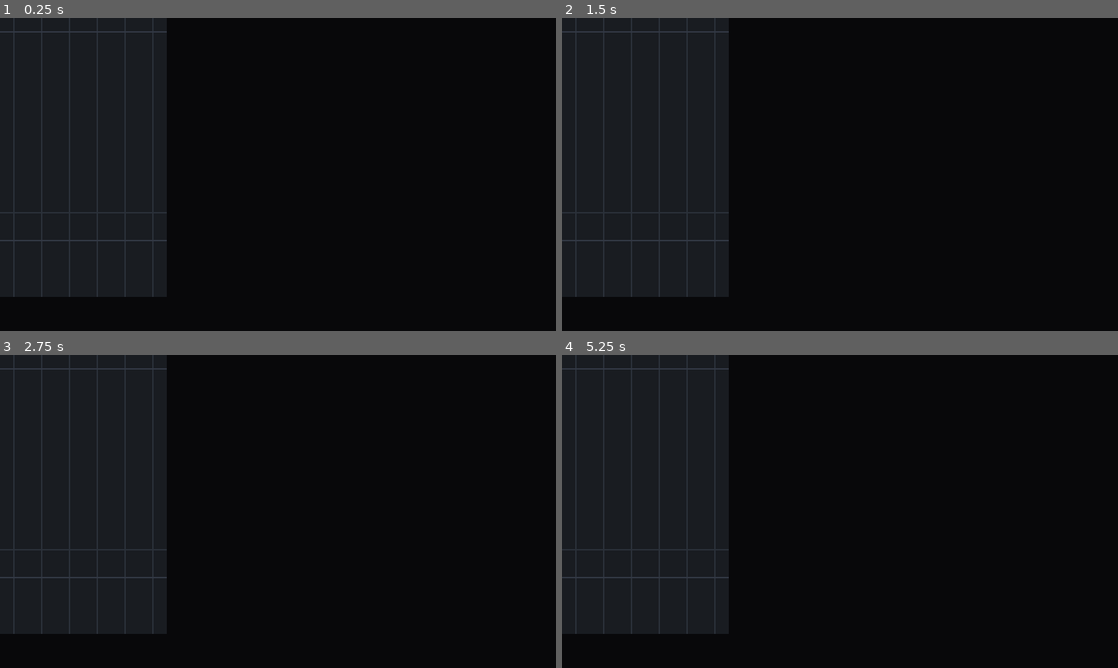
Above: before the commit, frames 1-4 (two rows, left to right).
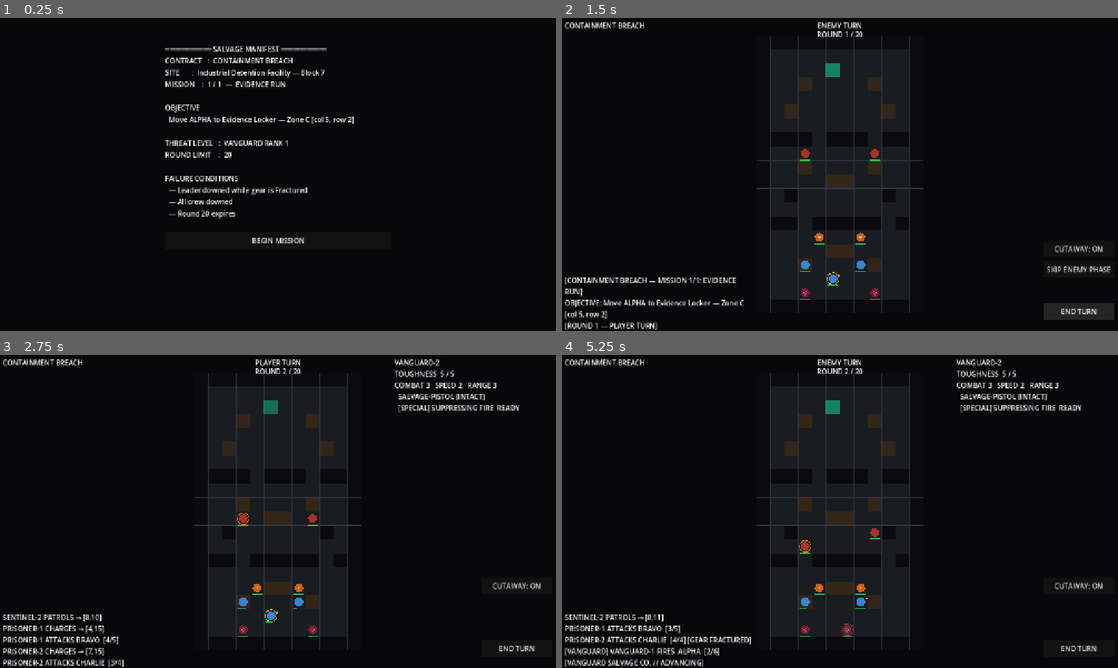
Above: after the commit, the same moments.

Repository: kavemankai/wizcool
Game: Godot game, scene res://scenes/ui/ManifestScreen.tscn
Two runs of this game, one before a commit and one after it. Both use one fixed random seed, a clock stepped at 60 frames per second and the inputs below. Before the commit the project starts from res://scenes/Main.tscn.
Inputs (mouse positions are in pixels of both pictures, inside the frame that each line leads up to):
- Up to frame 1 (0.25 s): no input
- Up to frame 2 (1.5 s): click (840, 240) at 0.5 s, where only the run after the commit has a clickable "BEGIN MISSION"; click (1079, 312) at 1.25 s, where only the run after the commit has a clickable "END TURN"
- Up to frame 3 (2.75 s): click (517, 605) at 2 s, where only the run after the commit has a clickable "SKIP ENEMY PHASE"
- Up to frame 4 (5.25 s): click (1079, 586) at 2.75 s, where only the run after the commit has a clickable "CUTAWAY: ON"; click (1079, 586) at 3.5 s, where only the run after the commit has a clickable "CUTAWAY: OFF"; click (1079, 649) at 4.25 s, where only the run after the commit has a clickable "END TURN"; click (1079, 605) at 5 s, where only the run after the commit has a clickable "SKIP ENEMY PHASE"

The runs differ from the first frame. In frame 1, 4.6% of the frame differs, in the area x 0-64%, y 0-90%; in frame 2, 7.4%; in frame 3, 7.7%; in frame 4, 8.1%, in the area x 0-98%, y 0-100%.
Error before the commit: Parse Error: Class "AudioManager" hides an autoload singleton. (res://scripts/systems/AudioManager.gd:1)

Commit message:
fix: foundation audit — critical bugs, dead code, structural cleanup
Critical:
- AudioManager had class_name matching its autoload name, so the autoload
  failed to instantiate — every AudioManager.play_sfx() call was broken
  since the Phase 12 commit. Removed the class_name (autoload provides the global).
- HUD DEBUG button shared the exact position of END TURN (1108,656) and was
  always visible, covering END TURN and stealing its clicks. Moved to y=464
  and gated behind GameState.DEBUG_MODE (which was previously unused).
- project.godot had two conflicting main-scene keys; the engine-honored
  run/main_scene pointed at Main.tscn, so the game booted straight into a
  mission. Now boots to ManifestScreen as designed; removed the ghost key.

Structural:
- Deleted four orphaned stub files (TurnManager, GearSystem, MissionSystem,
  RivalSystem) — not autoloaded, referenced nowhere, dead signals only.
- Replaced 14 fragile get_node("/root/GameState"|"/root/SaveManager") string
  paths with the idiomatic global autoload references.
- Split GridManager's per-frame full-board redraw: the pulsing extraction
  marker now lives in a dedicated ExtractionPulse canvas item, so the static
  240-tile board is no longer re-rasterised every frame to animate one tile.

Validated: full project loads headless (Godot 4.6.2) with zero script
errors or warnings; all autoloads instantiate; ManifestScreen boots.

Co-Authored-By: Claude Opus 4.8 <noreply@anthropic.com>

Diff:
--- a/project.godot
+++ b/project.godot
@@ -15,10 +15,9 @@
 [application]
 
 config/name="Fringe Ledger"
-run/main_scene="res://scenes/Main.tscn"
+run/main_scene="res://scenes/ui/ManifestScreen.tscn"
 config/features=PackedStringArray("4.6")
 config/icon="res://icon.svg"
-config/run/main_scene="res://scenes/ui/ManifestScreen.tscn"
 
 [audio]
 
--- a/scripts/Main.gd
+++ b/scripts/Main.gd
@@ -46,7 +46,7 @@
 	hud.cutaway_toggled.connect(func(on: bool) -> void: _show_cutaway = on)
 	hud.debug_toggled.connect(func(on: bool) -> void: _debug_mode = on)
 
-	var gs: Node = get_node("/root/GameState")
+	var gs := GameState
 	_mission = CampaignData.get_mission(gs.current_campaign_id, gs.current_mission_index)
 	_objective_type = _mission.get("objective", CampaignData.ObjectiveType.EXTRACTION)
 	_objective_data = _mission.get("objective_data", {})
@@ -84,7 +84,7 @@
 # ---------------------------------------------------------------------------
 
 func _spawn_units_from_mission() -> void:
-	var saved_gear: Array = get_node("/root/GameState").crew
+	var saved_gear: Array = GameState.crew
 	var player_spawns: Array = _mission.get("player_spawns", [])
 
 	var alpha_pos := _get_spawn_pos(player_spawns, "ALPHA",   Vector2i(5, 17))
@@ -706,8 +706,8 @@
 	AudioManager.play_sfx("mission_complete")
 	for u in _get_player_units():
 		_archive_unit(u)
-	var gs: Node = get_node("/root/GameState")
-	var sm: Node = get_node("/root/SaveManager")
+	var gs := GameState
+	var sm := SaveManager
 	gs.crew = _build_crew_snapshot()
 	gs.pending_loot = dropped_loot
 
@@ -747,8 +747,8 @@
 	AudioManager.play_sfx("mission_fail")
 	for u in _get_player_units():
 		_archive_unit(u)
-	var gs: Node = get_node("/root/GameState")
-	var sm: Node = get_node("/root/SaveManager")
+	var gs := GameState
+	var sm := SaveManager
 	gs.crew = _build_crew_snapshot()
 	gs.pending_loot = dropped_loot
 	# Gear fracture and rank change happen ONLY on Abandon (handled in PostMissionScreen)
--- /dev/null
+++ b/scripts/core/ExtractionPulse.gd
@@ -0,0 +1,35 @@
+class_name ExtractionPulse
+extends Node2D
+
+## Dedicated canvas item for the pulsing extraction-tile highlight.
+## Kept separate from GridManager so the static 240-tile board is not
+## re-rasterised every frame just to animate a single tile. This node
+## redraws itself each frame; the board redraws only when it changes.
+
+const _COLOR := Color(0.10, 0.80, 0.60, 0.55)
+
+var _tile: GridPos = null
+var _tile_size: int = 32
+var _time: float = 0.0
+
+## Set (or clear) the extraction tile. Pass null to hide the pulse.
+func set_tile(tile: GridPos, tile_size: int) -> void:
+	_tile = tile
+	_tile_size = tile_size
+	_time = 0.0
+	visible = tile != null
+	queue_redraw()
+
+func _process(delta: float) -> void:
+	if _tile == null:
+		return
+	_time += delta
+	queue_redraw()
+
+func _draw() -> void:
+	if _tile == null:
+		return
+	var pulse := sin(_time * 2.8) * 0.18 + 0.48
+	var col := _COLOR
+	col.a = pulse
+	draw_rect(Rect2(_tile.x * _tile_size, _tile.y * _tile_size, _tile_size, _tile_size), col)
--- a/scripts/core/GridManager.gd
+++ b/scripts/core/GridManager.gd
@@ -17,7 +17,6 @@
 const MOVE_HIGHLIGHT      := Color(0.25, 0.60, 0.25, 0.35)
 const ATTACK_HIGHLIGHT    := Color(0.75, 0.18, 0.18, 0.40)
 const WARNING_HIGHLIGHT   := Color(0.90, 0.80, 0.10, 0.45)
-const EXTRACT_HIGHLIGHT   := Color(0.10, 0.80, 0.60, 0.55)
 
 var tiles: Array = []
 # Cover tier per cell: key = "x,y" string, value = int (1=LIGHT, 2=HEAVY, 0/absent=none)
@@ -26,10 +25,14 @@
 var _attack_highlights: Array[GridPos] = []
 var _warning_tiles: Array[GridPos] = []
 var _extraction_tile: GridPos = null
-var _extract_time: float = 0.0
+var _extract_overlay: ExtractionPulse = null
 
 func _ready() -> void:
 	_init_tiles()
+	# Pulsing extraction marker lives in its own canvas item so the static
+	# board is not redrawn every frame just to animate one tile.
+	_extract_overlay = ExtractionPulse.new()
+	add_child(_extract_overlay)
 	queue_redraw()
 
 func load_map(map_id: String) -> void:
@@ -43,11 +46,6 @@
 			push_warning("GridManager: unknown map_id '%s', loading prototype" % map_id)
 			_place_map_prototype()
 	queue_redraw()
-
-func _process(delta: float) -> void:
-	if _extraction_tile != null:
-		_extract_time += delta
-		queue_redraw()
 
 func _init_tiles() -> void:
 	tiles.resize(GRID_WIDTH)
@@ -210,15 +208,6 @@
 	for pos in _warning_tiles:
 		draw_rect(Rect2(pos.x * TILE_SIZE, pos.y * TILE_SIZE, TILE_SIZE, TILE_SIZE), WARNING_HIGHLIGHT)
 
-	if _extraction_tile != null:
-		var pulse := sin(_extract_time * 2.8) * 0.18 + 0.48
-		var ecol := EXTRACT_HIGHLIGHT
-		ecol.a = pulse
-		draw_rect(
-			Rect2(_extraction_tile.x * TILE_SIZE, _extraction_tile.y * TILE_SIZE, TILE_SIZE, TILE_SIZE),
-			ecol
-		)
-
 func get_tile_type(pos: GridPos) -> int:
 	if not is_in_bounds(pos):
 		return TileType.WALL
@@ -266,7 +255,7 @@
 
 func set_extraction_tile(pos: GridPos) -> void:
 	_extraction_tile = pos
-	queue_redraw()
+	_extract_overlay.set_tile(pos, TILE_SIZE)
 
 func is_hazard_warned(pos: GridPos) -> bool:
 	for p in _warning_tiles:
--- a/scripts/core/TurnManager.gd
+++ /dev/null
@@ -1,4 +0,0 @@
-extends Node
-
-signal turn_started(faction: String)
-signal round_started(round_number: int)
--- a/scripts/data/SaveManager.gd
+++ b/scripts/data/SaveManager.gd
@@ -7,7 +7,7 @@
 	load_save()
 
 func save() -> void:
-	var gs: Node = get_node("/root/GameState")
+	var gs := GameState
 	var crew_data: Array = []
 	for entry: Dictionary in gs.crew:
 		var gear_data: Array = []
@@ -36,7 +36,7 @@
 		f.close()
 
 func load_save() -> void:
-	var gs: Node = get_node("/root/GameState")
+	var gs := GameState
 	gs.credits = STARTING_CREDITS
 	gs.vanguard_rank = 1
 	gs.crew = []
--- a/scripts/systems/AudioManager.gd
+++ b/scripts/systems/AudioManager.gd
@@ -1,7 +1,8 @@
-class_name AudioManager
 extends Node
 
 ## AudioManager — autoload singleton for all SFX and music playback.
+## No class_name: the autoload registration already exposes `AudioManager`
+## as a global, and a matching class_name would hide the autoload singleton.
 ## Owns all AudioStreamPlayer nodes. No game logic lives here.
 ## Streams are null until .wav assets arrive; all play calls guard for null.
 
--- a/scripts/systems/GearSystem.gd
+++ /dev/null
@@ -1,3 +0,0 @@
-extends Node
-
-signal gear_state_changed(item: GearItem, old_state: int, new_state: int)
--- a/scripts/systems/MissionSystem.gd
+++ /dev/null
@@ -1,3 +0,0 @@
-extends Node
-
-signal mission_complete(result: Dictionary)
--- a/scripts/systems/RivalSystem.gd
+++ /dev/null
@@ -1 +0,0 @@
-extends Node
--- a/scripts/ui/HUD.gd
+++ b/scripts/ui/HUD.gd
@@ -93,11 +93,15 @@
 	_cutaway_btn.pressed.connect(_on_cutaway_btn_pressed)
 	root.add_child(_cutaway_btn)
 
+	# Debug button sits ABOVE the cutaway toggle (was overlapping END TURN at
+	# y=656) and is only shown when GameState.DEBUG_MODE is enabled, so it can
+	# never obscure END TURN in a normal build.
 	_debug_btn = Button.new()
-	_debug_btn.set_position(Vector2(1108, 656))
+	_debug_btn.set_position(Vector2(1108, 464))
 	_debug_btn.set_size(Vector2(164, 38))
 	_debug_btn.text = "DEBUG: OFF"
 	_debug_btn.mouse_filter = Control.MOUSE_FILTER_STOP
+	_debug_btn.visible = GameState.DEBUG_MODE
 	_debug_btn.pressed.connect(_on_debug_btn_pressed)
 	root.add_child(_debug_btn)
 
--- a/scripts/ui/ManifestScreen.gd
+++ b/scripts/ui/ManifestScreen.gd
@@ -13,7 +13,7 @@
 	vbox.set_size(Vector2(520, 600))
 	add_child(vbox)
 
-	var gs: Node = get_node("/root/GameState")
+	var gs := GameState
 	var camp := CampaignData.get_campaign(gs.current_campaign_id)
 	var mission_count := CampaignData.get_mission_count(gs.current_campaign_id)
 	var mission := CampaignData.get_mission(gs.current_campaign_id, gs.current_mission_index)
--- a/scripts/ui/PostMissionScreen.gd
+++ b/scripts/ui/PostMissionScreen.gd
@@ -13,7 +13,7 @@
 	vbox.set_size(Vector2(520, 600))
 	add_child(vbox)
 
-	var gs: Node = get_node("/root/GameState")
+	var gs := GameState
 	var result: Dictionary = gs.last_mission_result
 	var success: bool = result.get("success", false)
 	var campaign_complete: bool = result.get("campaign_complete", false)
@@ -102,8 +102,8 @@
 	get_tree().change_scene_to_file("res://scenes/Main.tscn")
 
 func _on_abandon() -> void:
-	var gs: Node = get_node("/root/GameState")
-	var sm: Node = get_node("/root/SaveManager")
+	var gs := GameState
+	var sm := SaveManager
 	for entry: Dictionary in gs.crew:
 		for item: Dictionary in entry.get("gear", []):
 			if item.get("state", GearItem.GearState.INTACT) == GearItem.GearState.INTACT:
--- a/scripts/ui/TerminalHub.gd
+++ b/scripts/ui/TerminalHub.gd
@@ -17,8 +17,8 @@
 	bg.color = Color(0.03, 0.03, 0.04)
 	add_child(bg)
 
-	_gs = get_node("/root/GameState")
-	_sm = get_node("/root/SaveManager")
+	_gs = GameState
+	_sm = SaveManager
 	_credits = _gs.credits
 	_all_crew_gear = _gs.crew
 
Not shown, added: scripts/core/ExtractionPulse.gd.uid
Not shown, removed: scripts/core/TurnManager.gd.uid
Not shown, added: scripts/systems/AudioManager.gd.uid
Not shown, removed: scripts/systems/GearSystem.gd.uid
Not shown, removed: scripts/systems/MissionSystem.gd.uid
Not shown, removed: scripts/systems/RivalSystem.gd.uid
